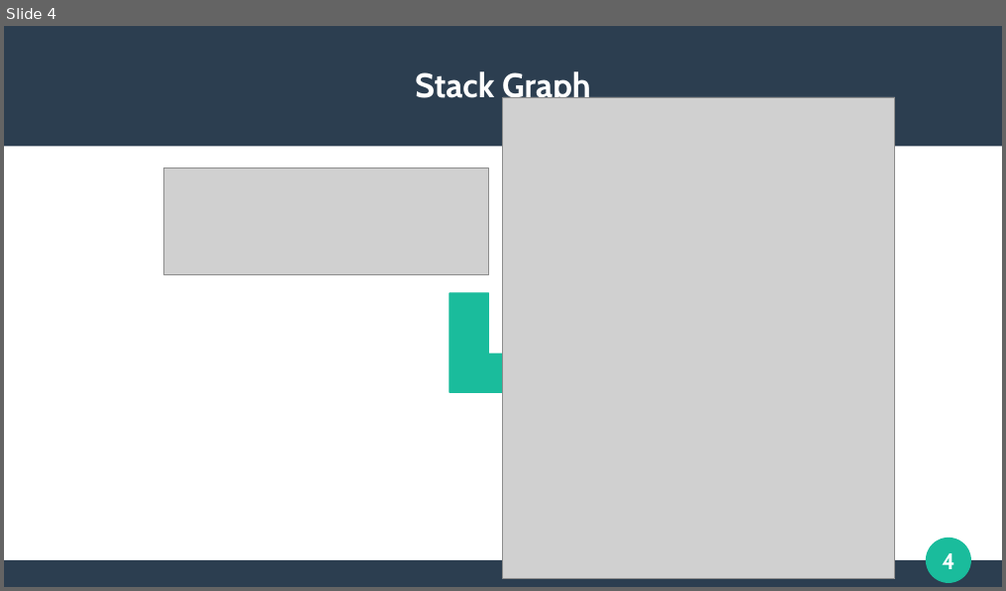
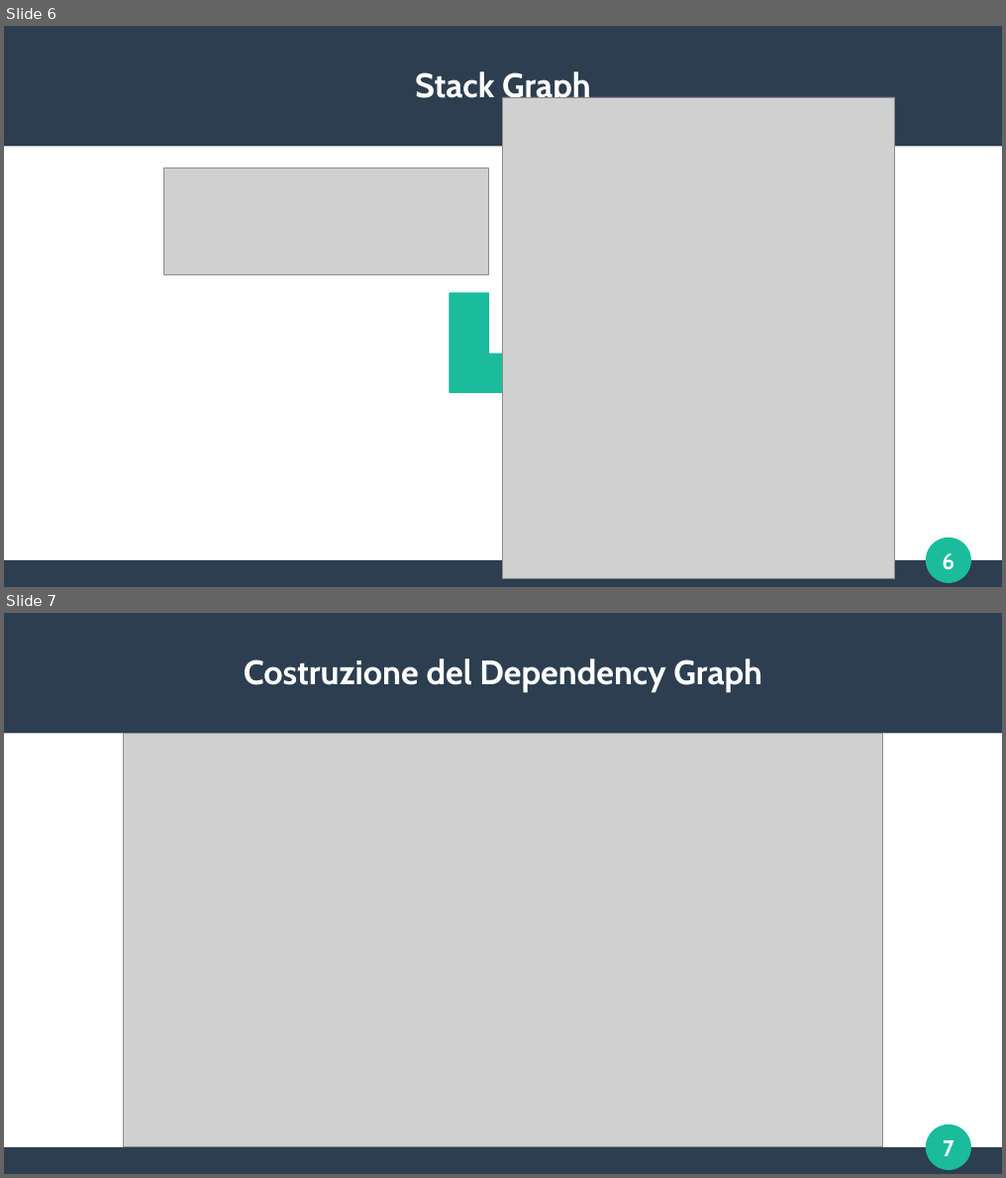
Before and after one commit to frefolli/skullian-thesis, a slide deck: slides.odp. Shown one above the other, each under a label of ours: slide 4 before the commit, slides 6 and 7 after it. The pictures are 1006x591 and 1006x1178 pixels, drawn with LibreOffice and Linux fonts; fonts in the diff are those of the drawing; grey boxes stand for pictures. Boxes give left, top, right and bottom in pixels: in the first picture for what was removed or moved away, otherwise in the second. Text is boxed around its words. In the diff, an @@ line names an element or a change of style, - is before the commit and + after.

```diff
--- a/slides.odp
+++ b/slides.odp
@@ slide 7 added at (4,613,1002,1174), background #FFFFFF; not listed: 4 template elements that a slide beside it also shows @@
@@ title added at (244,659,762,692), 27 pt, text #FFFFFF, bold @@
+Costruzione del Dependency Graph
@@ picture added at (124,734,882,1148) @@
@@ what was slide 4 is now slide 6 @@
@@ page number at (942,554,954,570): text changed @@
-4
+6
```
Also in this commit, not shown: 2 slides changed, 3 other slides added, 3 slides removed, 1 other file.
